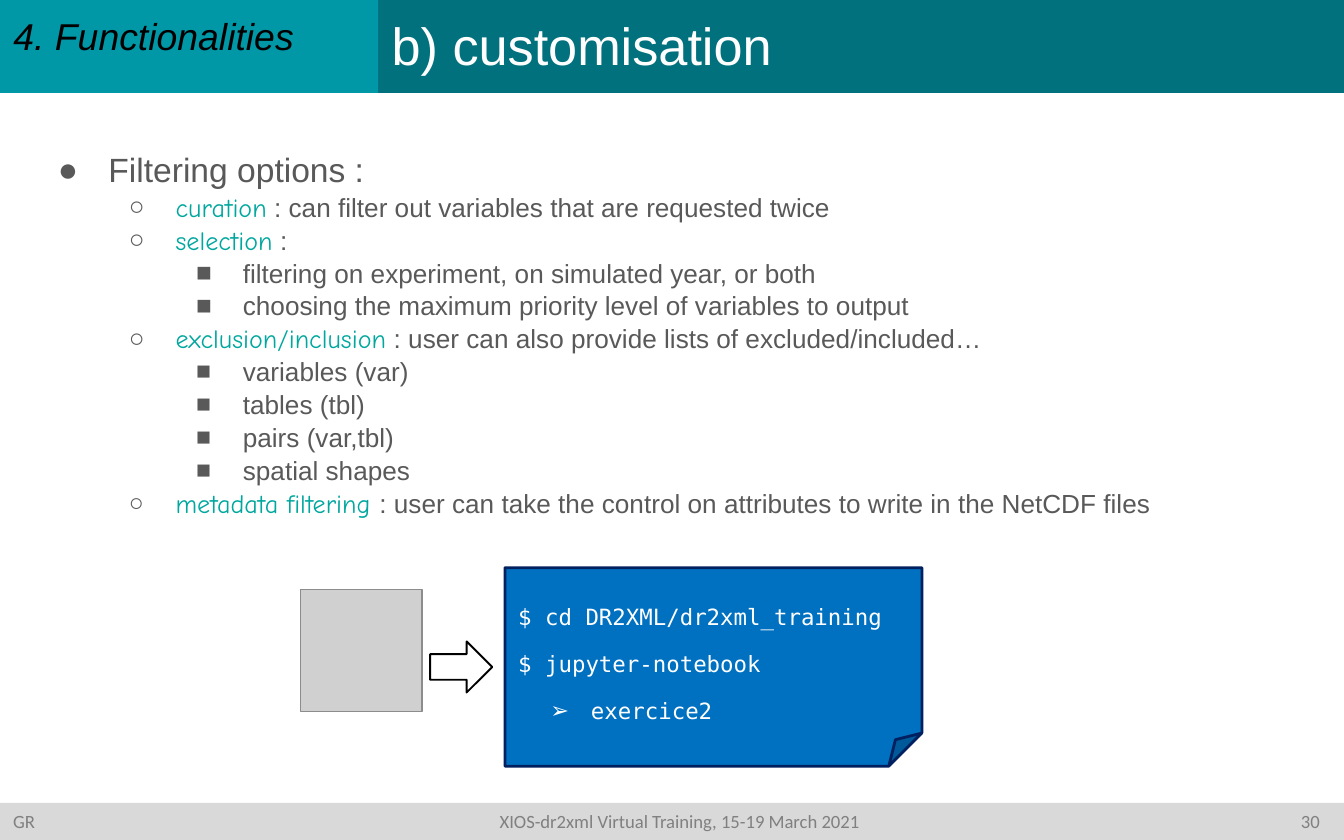
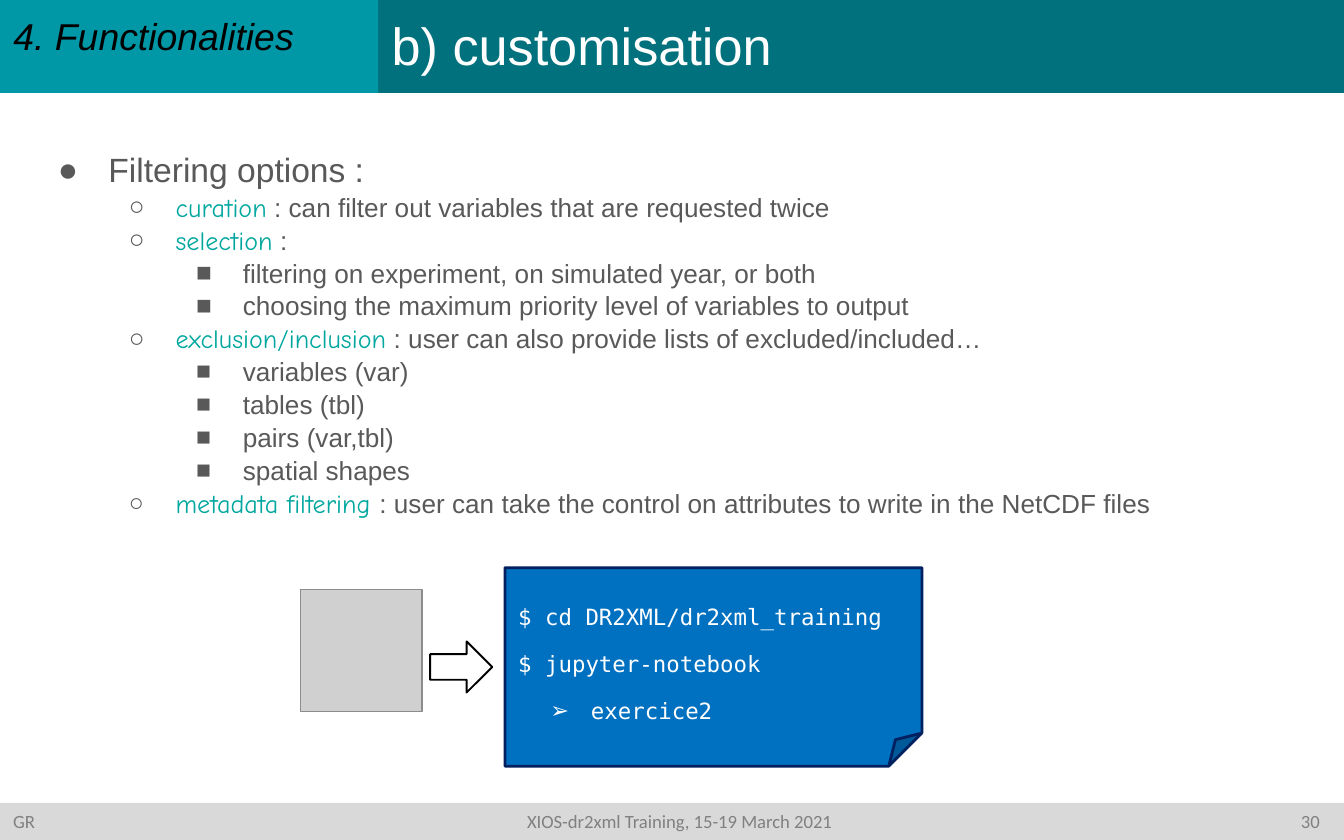
Before and after one commit to rigoudyg/dr2xml, a slide deck: slide 31 of slides/Formation_dr2xml_v4.pptx. Drawn at 1344x840 pixels with LibreOffice and Linux fonts; fonts in the diff are those of the drawing; grey boxes stand for pictures. Boxes give left, top, right and bottom in pixels: in the first picture for what was removed or moved away, otherwise in the second. Text is boxed around its words. In the diff, an @@ line names an element or a change of style, - is before the commit and + after.

```diff
--- a/slides/Formation_dr2xml_v4.pptx
+++ b/slides/Formation_dr2xml_v4.pptx
@@ text in rectangle at (x1=13, y1=815, x2=1320, y2=831): text changed @@
-GR XIOS-dr2xml Virtual Training, 15-19 March 2021 30
+GR XIOS-dr2xml Training, 15-19 March 2021 30
```
Also in this commit, not shown: 6 other slides changed, 1 other file.
